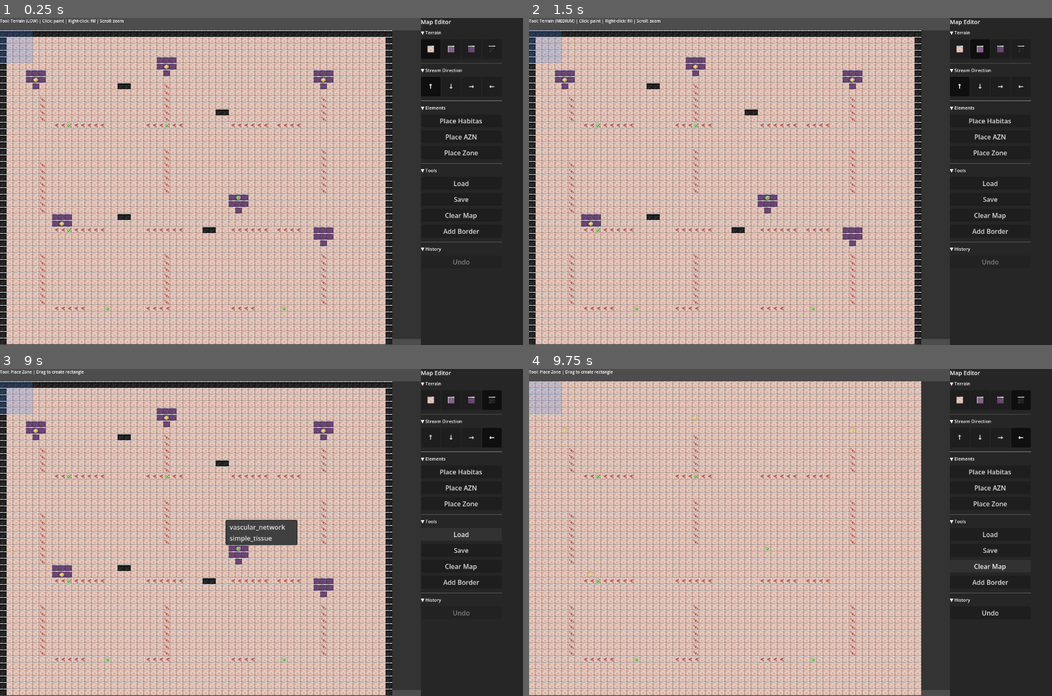
Above: before the commit, frames 1-4 (two rows, left to right).
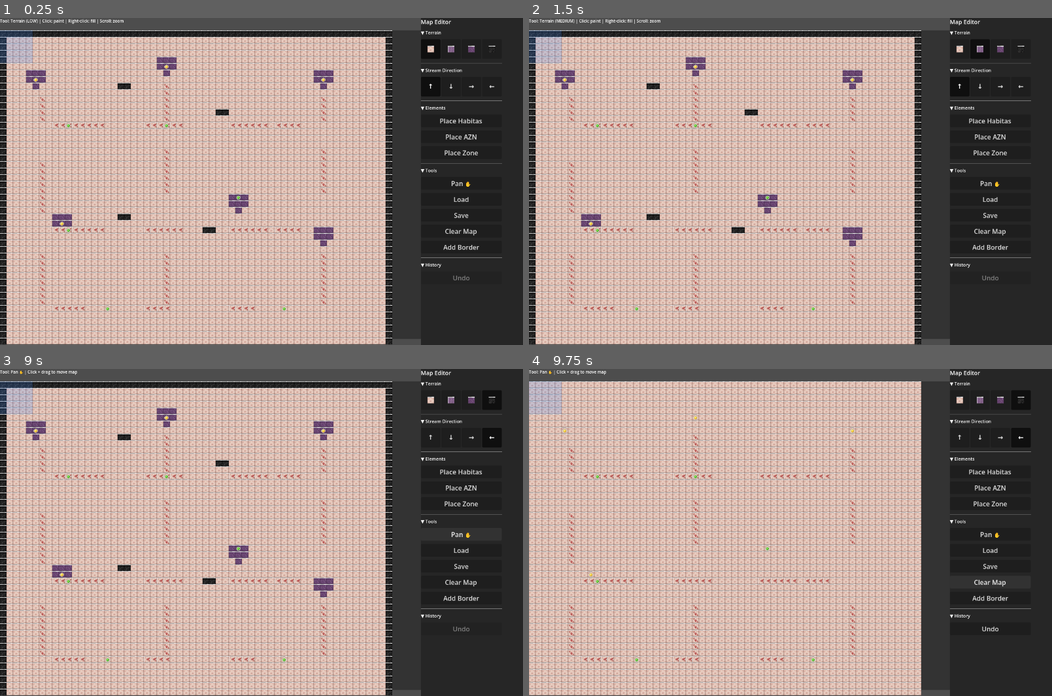
Above: after the commit, the same moments.

Repository: Habitas-Games/nano-bot
Game: Godot game, scene res://scenes/map_editor_scene.tscn
Same seed, same stepped clock (60 frames per second), same inputs: the game is played once before the commit and once after it. This scene is started directly instead of the project's main scene.
Inputs (mouse positions are in pixels of both pictures, inside the frame that each line leads up to):
- Up to frame 1 (0.25 s): no input
- Up to frame 2 (1.5 s): click (957, 50) at 0.52 s; click (978, 50) at 1.27 s
- Up to frame 3 (9 s): click (470, 401) at 2.02 s; click (491, 401) at 2.77 s; click "↑" at 3.5 s; click "↓" at 4.25 s; click "→" at 5 s; click "←" at 5.75 s; click "Place Habitas" at 6.5 s; click "Place AZN" at 7.25 s; click "Place Zone" at 8 s; click (460, 535) at 8.75 s, where only the run after the commit has a clickable "Pan ✋"
- Up to frame 4 (9.75 s): click "Clear Map" at 9.5 s

The runs differ from the first frame. In frame 1, 0.4% of the frame differs, in the area x 80-96%, y 49-81%; in frame 2, 0.4%; in frame 3, 1.6%, in the area x 2-96%, y 0-81%; in frame 4, 0.5%.

Commit message:
Add Pan tool with hand cursor - exclusive mode
PAN TOOL:
✅ Added 'Pan ✋' button in Tools section
✅ When active: Left-click drag pans the map
✅ Hand cursor (CURSOR_MOVE) shows when pan tool active
✅ Hand cursor always visible when hovering in pan mode

EXCLUSIVE PAN MODE:
✅ When Pan tool selected: only panning works
✅ Left-click drag = pan (not paint)
✅ Other tools disabled
✅ Status bar shows 'Tool: Pan ✋ | Click + drag to move map'

CURSOR FEEDBACK:
✅ Pan mode: Hand cursor always visible
✅ Other modes: Arrow cursor
✅ Updates in real-time as tool changes

INPUT FLOW:
1. User clicks 'Pan ✋' button
2. active_tool = 'pan'
3. Cursor changes to hand immediately
4. Left-click drag pans map
5. Click any other tool to switch modes

Co-Authored-By: Claude Sonnet 4.6 <noreply@anthropic.com>

Diff:
--- a/src/ui/map_editor/map_editor.gd
+++ b/src/ui/map_editor/map_editor.gd
@@ -237,6 +237,14 @@
 	tools_header.add_theme_font_size_override("font_size", 11)
 	panel.add_child(tools_header)
 
+	var pan_btn = Button.new()
+	pan_btn.text = "Pan ✋"
+	pan_btn.custom_minimum_size = Vector2(0, 28)
+	pan_btn.pressed.connect(func():
+		_activate_tool("pan")
+	)
+	panel.add_child(pan_btn)
+
 	var load_btn = Button.new()
 	load_btn.text = "Load"
 	load_btn.custom_minimum_size = Vector2(0, 28)
@@ -538,40 +546,48 @@
 		if event.button_index == MOUSE_BUTTON_LEFT and event.pressed:
 			var local_pos = event.position
 			if _is_in_canvas(local_pos):
-				var grid_x = int((local_pos.x - cx + scroll_x) / (CELL_SIZE * zoom))
-				var grid_y = int((local_pos.y - cy + scroll_y) / (CELL_SIZE * zoom))
-
-				if grid_x >= 0 and grid_x < map_width and grid_y >= 0 and grid_y < map_height:
-					match active_tool:
-						"terrain":
-							is_painting = true
-							last_paint_pos = Vector2i(grid_x, grid_y)
-							_save_state()
-							_paint_cell(grid_x, grid_y)
-							get_tree().root.set_input_as_handled()
-							return
-						"stream":
-							_save_state()
-							var idx = grid_y * map_width + grid_x
-							cells[idx]["stream_dir"] = selected_stream_dir
-							queue_redraw()
-							get_tree().root.set_input_as_handled()
-							return
-						"habitas":
-							_save_state()
-							habitas_points.append(Vector2i(grid_x, grid_y))
-							queue_redraw()
-							get_tree().root.set_input_as_handled()
-							return
-						"azn":
-							_save_state()
-							azn_nodes.append({"position": Vector2i(grid_x, grid_y), "quantity": 30})
-							queue_redraw()
-							get_tree().root.set_input_as_handled()
-							return
-						"zone":
-							# Zone placement will be drag-based (not implemented yet)
-							pass
+				match active_tool:
+					"pan":
+						# Pan tool: start panning with left-click drag
+						is_painting = true
+						get_tree().root.set_input_as_handled()
+						return
+					_:
+						# Other tools: grid-based operations
+						var grid_x = int((local_pos.x - cx + scroll_x) / (CELL_SIZE * zoom))
+						var grid_y = int((local_pos.y - cy + scroll_y) / (CELL_SIZE * zoom))
+
+						if grid_x >= 0 and grid_x < map_width and grid_y >= 0 and grid_y < map_height:
+							match active_tool:
+								"terrain":
+									is_painting = true
+									last_paint_pos = Vector2i(grid_x, grid_y)
+									_save_state()
+									_paint_cell(grid_x, grid_y)
+									get_tree().root.set_input_as_handled()
+									return
+								"stream":
+									_save_state()
+									var idx = grid_y * map_width + grid_x
+									cells[idx]["stream_dir"] = selected_stream_dir
+									queue_redraw()
+									get_tree().root.set_input_as_handled()
+									return
+								"habitas":
+									_save_state()
+									habitas_points.append(Vector2i(grid_x, grid_y))
+									queue_redraw()
+									get_tree().root.set_input_as_handled()
+									return
+								"azn":
+									_save_state()
+									azn_nodes.append({"position": Vector2i(grid_x, grid_y), "quantity": 30})
+									queue_redraw()
+									get_tree().root.set_input_as_handled()
+									return
+								"zone":
+									# Zone placement will be drag-based (not implemented yet)
+									pass
 
 		# Left release
 		if event.button_index == MOUSE_BUTTON_LEFT and not event.pressed:
@@ -592,18 +608,29 @@
 					get_tree().root.set_input_as_handled()
 					return
 
-	# Drag paint (exclusive input)
+	# Drag operations (exclusive input when is_painting)
 	if event is InputEventMouseMotion and is_painting:
-		var local_pos = event.position
-		if _is_in_canvas(local_pos):
-			var grid_x = int((local_pos.x - cx + scroll_x) / (CELL_SIZE * zoom))
-			var grid_y = int((local_pos.y - cy + scroll_y) / (CELL_SIZE * zoom))
-
-			if grid_x >= 0 and grid_x < map_width and grid_y >= 0 and grid_y < map_height:
-				brush_cursor_pos = Vector2i(grid_x, grid_y)
-				if Vector2i(grid_x, grid_y) != last_paint_pos:
-					_paint_cell(grid_x, grid_y)
-					last_paint_pos = Vector2i(grid_x, grid_y)
+		if active_tool == "pan":
+			# Pan mode: drag to move map
+			set_default_cursor_shape(CURSOR_MOVE)
+			var delta = event.relative
+			var max_x = max(0, int(map_width * CELL_SIZE * zoom - cw))
+			var max_y = max(0, int(map_height * CELL_SIZE * zoom - ch))
+			scroll_x = clampi(scroll_x - int(delta.x), 0, max_x)
+			scroll_y = clampi(scroll_y - int(delta.y), 0, max_y)
+			queue_redraw()
+		else:
+			# Paint mode: drag to paint
+			var local_pos = event.position
+			if _is_in_canvas(local_pos):
+				var grid_x = int((local_pos.x - cx + scroll_x) / (CELL_SIZE * zoom))
+				var grid_y = int((local_pos.y - cy + scroll_y) / (CELL_SIZE * zoom))
+
+				if grid_x >= 0 and grid_x < map_width and grid_y >= 0 and grid_y < map_height:
+					brush_cursor_pos = Vector2i(grid_x, grid_y)
+					if Vector2i(grid_x, grid_y) != last_paint_pos:
+						_paint_cell(grid_x, grid_y)
+						last_paint_pos = Vector2i(grid_x, grid_y)
 
 		get_tree().root.set_input_as_handled()
 		return
@@ -619,9 +646,12 @@
 		queue_redraw()
 		return
 
-	# Reset cursor when not panning
+	# Update cursor based on active tool
 	if event is InputEventMouseMotion:
-		set_default_cursor_shape(CURSOR_ARROW)
+		if active_tool == "pan":
+			set_default_cursor_shape(CURSOR_MOVE)
+		else:
+			set_default_cursor_shape(CURSOR_ARROW)
 
 func _is_in_canvas(pos: Vector2) -> bool:
 	var cx = int(canvas_rect.position.x)
@@ -734,6 +764,8 @@
 			status = "Tool: Place AZN | Click to place"
 		"zone":
 			status = "Tool: Place Zone | Drag to create rectangle"
+		"pan":
+			status = "Tool: Pan ✋ | Click + drag to move map"
 
 	if status_label:
 		status_label.text = status
